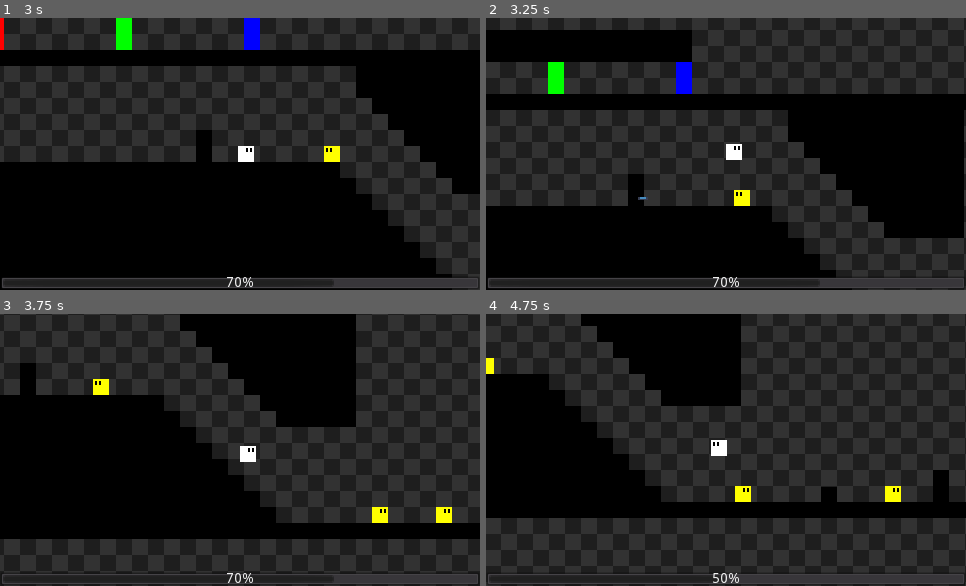
Above: before the commit, frames 1-4 (two rows, left to right).
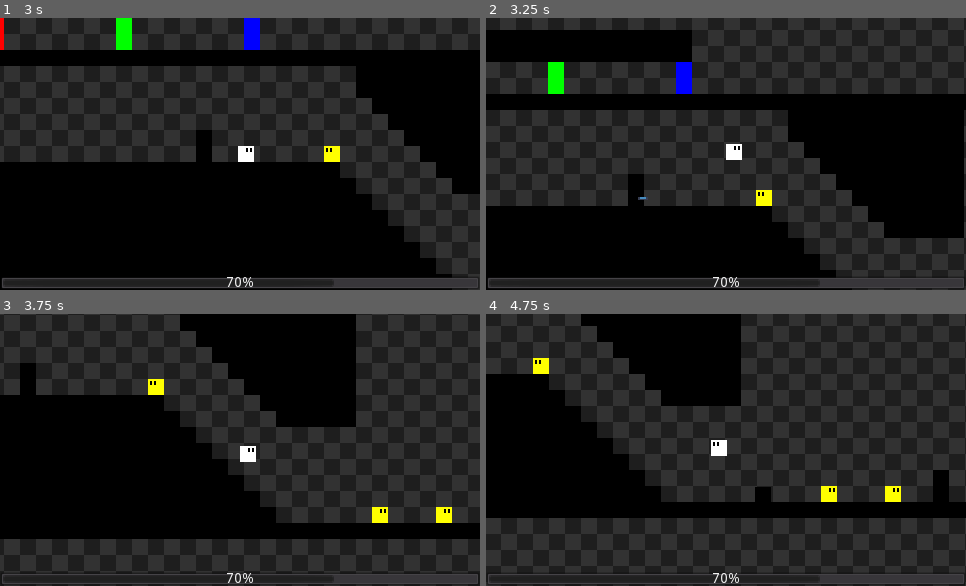
Above: after the commit, the same moments.

Repository: POtOSoftware/Project-Poop-Shit
Game: Godot game, scene res://Levels/dev.tscn
The game is run twice, just before and just after one commit, with the same random seed, the same clock (stepped at 60 frames per second) and the same inputs. The engine's default icon, where the game draws it, is replaced by a stand-in: a white triangle on a blue panel in a dark square.
Inputs:
- Up to frame 1 (3 s): tap Enter at 0.5 s; hold Ctrl (fire) 0.53-1.28 s; hold Right (move_right) 0.53-2.03 s; tap Up (jump) at 0.77, 1.52 s; tap Ctrl (fire) at 1.35, 2.85 s; hold Left (move_left) 2.03-2.78 s; hold Ctrl (fire) 2.03-2.78 s; hold Right (move_right) from 2.78 s (still down)
- Up to frame 2 (3.25 s): keep holding Right (move_right); tap Up (jump) at 3.02 s
- Up to frame 3 (3.75 s): keep holding Right (move_right); hold Ctrl (fire) from 3.53 s (still down)
- Up to frame 4 (4.75 s): tap Up (jump) at 3.77, 4.52 s; release Right (move_right) at 4.28 s; release Ctrl (fire) at 4.28 s; hold Left (move_left) from 4.28 s (still down); tap Ctrl (fire) at 4.35 s

Frame 1 is identical in both runs. In frame 2, 0.4% of the frame differs, in the area x 51-60%, y 63-70%; in frame 3, 0.4%; in frame 4, 1.1%, in the area x 0-74%, y 16-99%.

Commit message:
flippabababable node yeah its cooler

Diff:
--- a/Enemies/YellowGuy.gd
+++ b/Enemies/YellowGuy.gd
@@ -17,10 +17,11 @@
 var velocity = Vector2()
 
 onready var collision = $CollisionShape2D
-onready var detection_ray = $DetectionRay
-onready var obstacle_ray = $ObstacleRay
+onready var detection_ray = $Flippable/DetectionRay
+onready var obstacle_ray = $Flippable/ObstacleRay
+onready var flippable = $Flippable
 onready var sprite = $Sprite
-onready var gun = $Gun
+onready var gun = $Flippable/Gun
 
 func _ready():
 	gun.current_weapon = current_weapon
@@ -90,17 +91,19 @@
 func flip_node(value: bool):
 	if value:
 		sprite.set_flip_h(true)
-		detection_ray.scale.x = -1
-		obstacle_ray.scale.x = -1
+		flippable.scale.x = -1
+		#detection_ray.scale.x = -1
+		#obstacle_ray.scale.x = -1
 		gun.rotation_degrees = 180
-		gun.position.x = -13
+		#gun.position.x = -13
 		#print(gun.scale)
 	else:
 		sprite.set_flip_h(false)
-		detection_ray.scale.x = 1
-		obstacle_ray.scale.x = 1
+		flippable.scale.x = 1
+		#detection_ray.scale.x = 1
+		#obstacle_ray.scale.x = 1
 		gun.rotation_degrees = 0
-		gun.position.x = 13
+		#gun.position.x = 13
 		#print(gun.scale)
 
 	is_flipped = value
--- a/Enemies/YellowGuy.tscn
+++ b/Enemies/YellowGuy.tscn
@@ -8,7 +8,7 @@
 extents = Vector2( 8, 8 )
 
 [sub_resource type="CircleShape2D" id=2]
-radius = 63.1981
+radius = 96.0
 
 [node name="YellowGuy" type="KinematicBody2D" groups=["enemy"]]
 collision_layer = 2
@@ -23,22 +23,25 @@
 [node name="CollisionShape2D" type="CollisionShape2D" parent="."]
 shape = SubResource( 1 )
 
-[node name="DetectionRay" type="RayCast2D" parent="."]
+[node name="Flippable" type="Node2D" parent="."]
+
+[node name="DetectionRay" type="RayCast2D" parent="Flippable"]
 position = Vector2( 13, 0 )
 enabled = true
 cast_to = Vector2( 160, 0 )
 
-[node name="ObstacleRay" type="RayCast2D" parent="."]
+[node name="ObstacleRay" type="RayCast2D" parent="Flippable"]
 enabled = true
 cast_to = Vector2( 24, 0 )
 
-[node name="Gun" parent="." instance=ExtResource( 3 )]
+[node name="Gun" parent="Flippable" instance=ExtResource( 3 )]
 position = Vector2( 13, 0 )
 
-[node name="PlayerDetection" type="Area2D" parent="."]
+[node name="PlayerDetection" type="Area2D" parent="Flippable"]
 
-[node name="CollisionShape2D" type="CollisionShape2D" parent="PlayerDetection"]
+[node name="CollisionShape2D" type="CollisionShape2D" parent="Flippable/PlayerDetection"]
+position = Vector2( 88, 0 )
 shape = SubResource( 2 )
 
-[connection signal="body_entered" from="PlayerDetection" to="." method="_on_PlayerDetection_body_entered"]
-[connection signal="body_exited" from="PlayerDetection" to="." method="_on_PlayerDetection_body_exited"]
+[connection signal="body_entered" from="Flippable/PlayerDetection" to="." method="_on_PlayerDetection_body_entered"]
+[connection signal="body_exited" from="Flippable/PlayerDetection" to="." method="_on_PlayerDetection_body_exited"]
